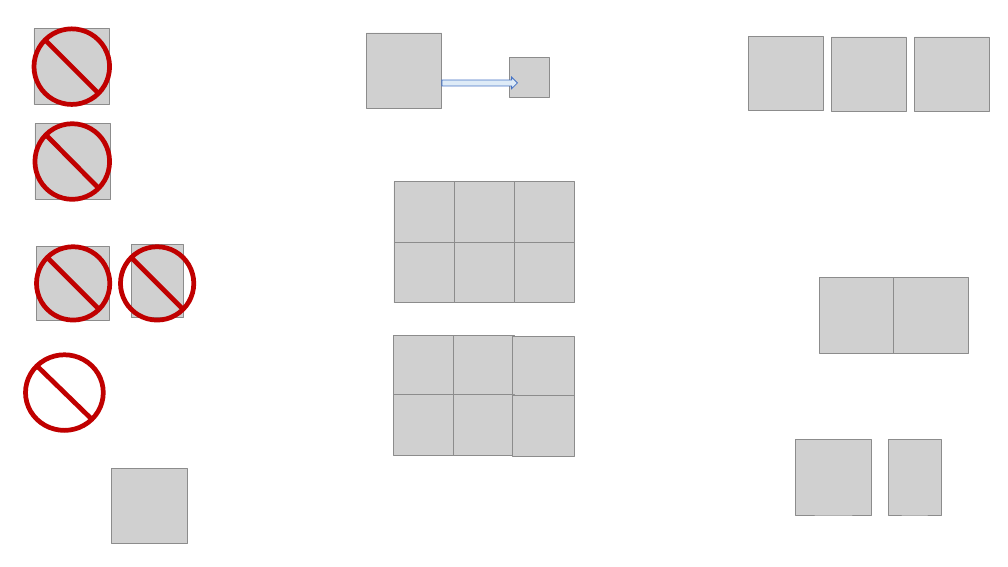
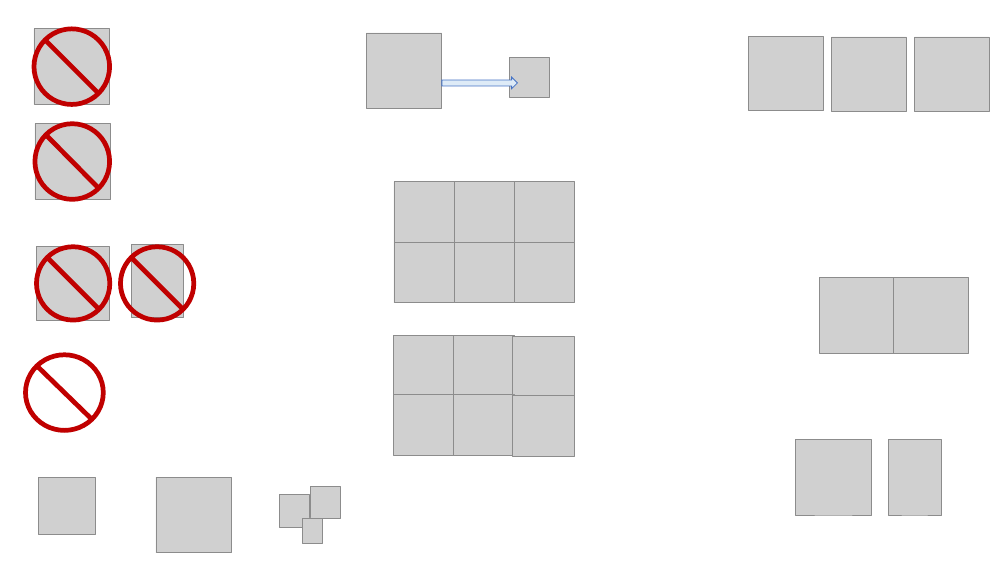
Before and after one commit to bryanparthum/farmland_conservation, a slide deck: slide 1 of choice_cards/icons.pptx. Drawn at 1008x567 pixels with LibreOffice and Linux fonts; fonts in the diff are those of the drawing; grey boxes stand for pictures. Boxes give left, top, right and bottom in pixels: in the first picture for what was removed or moved away, otherwise in the second. Text is boxed around its words. In the diff, an @@ line names an element or a change of style, - is before the commit and + after.

```diff
--- a/choice_cards/icons.pptx
+++ b/choice_cards/icons.pptx
@@ picture added at (38, 478, 95, 535) @@
@@ picture: place and size @@
-picture at (112, 468, 188, 544)
+picture at (156, 477, 231, 553)
@@ picture added at (279, 495, 309, 528) @@
@@ picture added at (310, 487, 340, 519) @@
@@ picture added at (302, 518, 322, 544) @@
```
Also in this commit, not shown: 4 other files.
